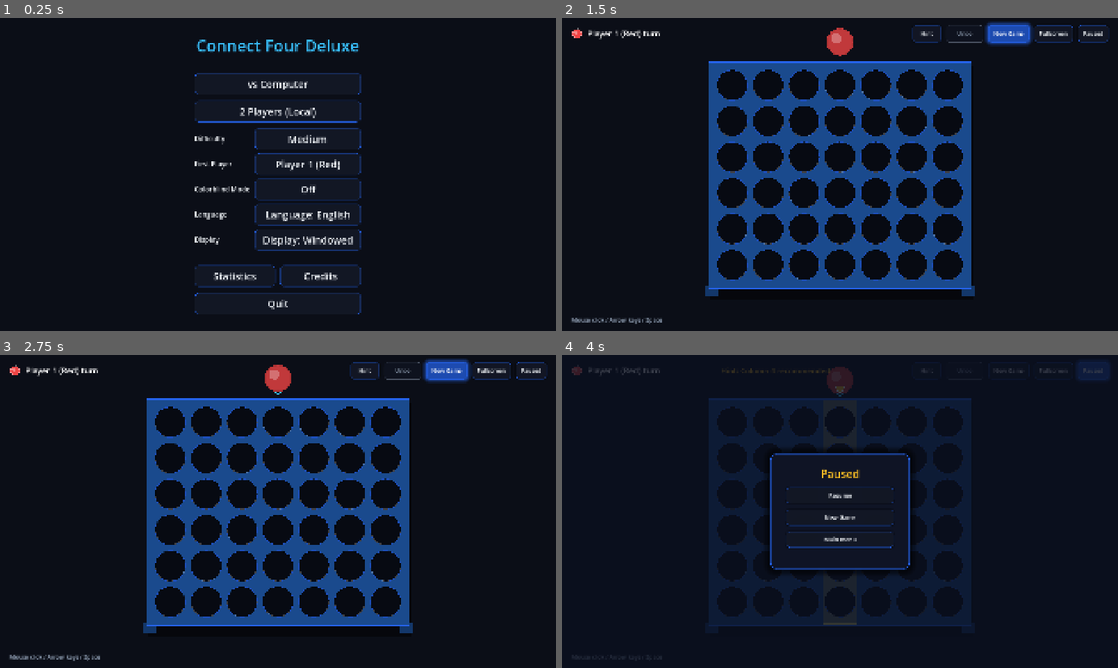
Above: before the commit, frames 1-4 (two rows, left to right).
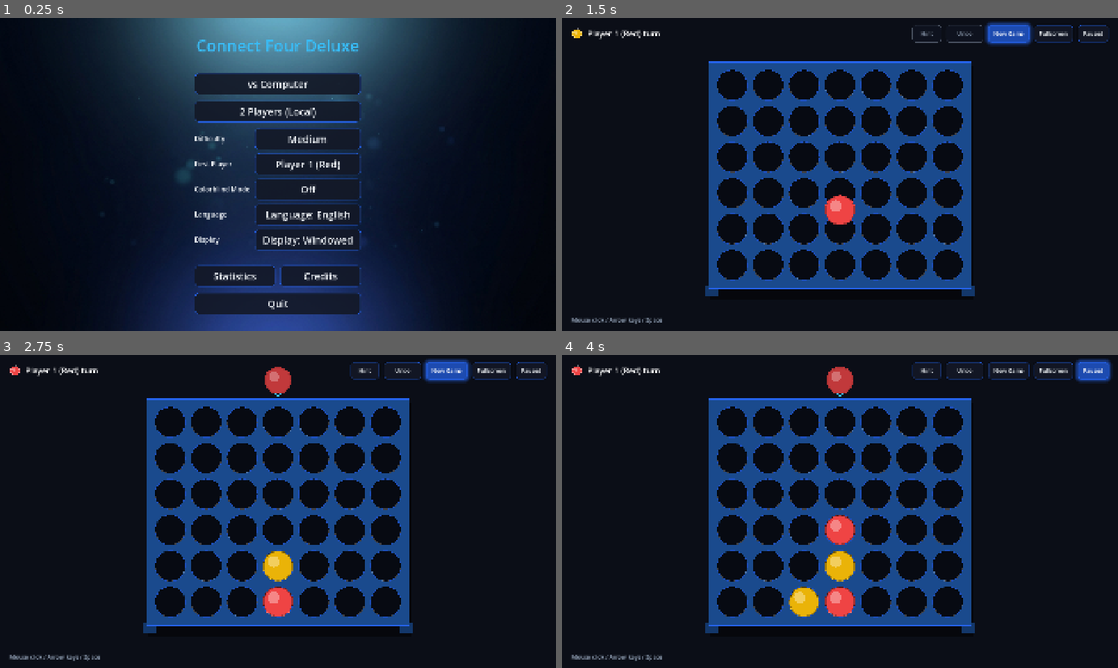
Above: after the commit, the same moments.

Repository: ChobitsChii/games
Game: Godot game, scene res://scenes/main_menu.tscn
The game is run twice, just before and just after one commit, with the same random seed, the same clock (stepped at 60 frames per second) and the same inputs.
Inputs:
- Up to frame 1 (0.25 s): no input
- Up to frame 2 (1.5 s): click "vs Computer" at 0.5 s; click "New Game" at 1.25 s
- Up to frame 3 (2.75 s): click "New Game" at 2 s
- Up to frame 4 (4 s): click "Hint" at 2.75 s; click "Paused" at 3.5 s

The runs differ from the first frame. In frame 1, 34% of the frame differs, in the area x 18-83%, y 0-100%; in frame 2, 0.9%; in frame 3, 1.0%; in frame 4, 22%.

Commit message:
fix(vier_gewinnt): correct winner indicator, add stats legend, new splash art, menu background and keyboard focus

Diff:
--- a/vier_gewinnt/i18n/vier_gewinnt.csv
+++ b/vier_gewinnt/i18n/vier_gewinnt.csv
@@ -32,9 +32,10 @@
 GAME_COLUMN_FULL,Spalte ist bereits voll!,Column is already full!
 HUD_SCORE_PLAYER1,Rot: %d,Red: %d
 HUD_SCORE_PLAYER2,Gelb: %d,Yellow: %d
-HUD_STATS_EASY,Leicht: %d S / %d N / %d U,Easy: %d W / %d L / %d D
-HUD_STATS_MEDIUM,Mittel: %d S / %d N / %d U,Medium: %d W / %d L / %d D
-HUD_STATS_HARD,Schwer: %d S / %d N / %d U,Hard: %d W / %d L / %d D
-HUD_STATS_HOTSEAT,Lokal: %d Rot / %d Gelb / %d U,Local: %d Red / %d Yellow / %d D
+HUD_STATS_EASY,Leicht: %d Siege / %d Niederlagen / %d Unentschieden,Easy: %d Wins / %d Losses / %d Draws
+HUD_STATS_MEDIUM,Mittel: %d Siege / %d Niederlagen / %d Unentschieden,Medium: %d Wins / %d Losses / %d Draws
+HUD_STATS_HARD,Schwer: %d Siege / %d Niederlagen / %d Unentschieden,Hard: %d Wins / %d Losses / %d Draws
+HUD_STATS_HOTSEAT,Lokal: %d Rot / %d Gelb / %d Unentschieden,Local: %d Red / %d Yellow / %d Draws
 HUD_STATS_RESET,Statistik zurückgesetzt,Statistics reset
+MENU_STATS_LEGEND,Erklärung: Siege (S) / Niederlagen (N) / Unentschieden (U),Legend: Wins (W) / Losses (L) / Draws (D)
 CONTROLS_HINT,Mausklick / Pfeiltasten / Leertaste,Mouse click / Arrow keys / Space
--- a/vier_gewinnt/scenes/main_menu.tscn
+++ b/vier_gewinnt/scenes/main_menu.tscn
@@ -1,6 +1,7 @@
 [gd_scene format=3]
 
 [ext_resource type="Script" path="res://scripts/ui/main_menu.gd" id="1_main_menu"]
+[ext_resource type="Texture2D" path="res://assets/menu_bg.png" id="2_menu_bg"]
 
 [node name="MainMenu" type="Control"]
 layout_mode = 3
@@ -11,14 +12,16 @@
 grow_vertical = 2
 script = ExtResource("1_main_menu")
 
-[node name="Background" type="ColorRect" parent="."]
+[node name="Background" type="TextureRect" parent="."]
 layout_mode = 1
 anchors_preset = 15
 anchor_right = 1.0
 anchor_bottom = 1.0
 grow_horizontal = 2
 grow_vertical = 2
-color = Color(0.0431373, 0.054902, 0.0901961, 1)
+texture = ExtResource("2_menu_bg")
+expand_mode = 1
+stretch_mode = 6
 
 [node name="CenterContainer" type="CenterContainer" parent="."]
 layout_mode = 1
@@ -202,6 +205,13 @@
 theme_override_font_sizes/font_size = 24
 text = "HUD_STATS_HOTSEAT"
 
+[node name="StatsLegend" type="Label" parent="StatsModal/MarginContainer/VBoxContainer"]
+layout_mode = 2
+theme_override_colors/font_color = Color(0.72, 0.78, 0.9, 0.85)
+theme_override_font_sizes/font_size = 18
+text = "MENU_STATS_LEGEND"
+horizontal_alignment = 1
+
 [node name="BtnResetStats" type="Button" parent="StatsModal/MarginContainer/VBoxContainer"]
 unique_name_in_owner = true
 layout_mode = 2
--- a/vier_gewinnt/scripts/game/game.gd
+++ b/vier_gewinnt/scripts/game/game.gd
@@ -46,22 +46,42 @@
 	controller.start_game(mode, diff, starter)
 
 
-func _unhandled_input(event: InputEvent) -> void:
+func _input(event: InputEvent) -> void:
 	if autoplay or controller == null:
 		return
 
+	# Menü-Fokus Navigation: Pfeiltaste nach oben springt ins Menü, Pfeiltaste nach unten zurück aufs Brett
+	if event.is_action_pressed("ui_up") or (event is InputEventKey and event.pressed and event.keycode == KEY_UP):
+		if hud != null and not hud.is_top_bar_focused():
+			hud.focus_top_bar()
+			get_viewport().set_input_as_handled()
+			return
+	elif event.is_action_pressed("ui_down") or (event is InputEventKey and event.pressed and event.keycode == KEY_DOWN):
+		if hud != null and hud.is_top_bar_focused():
+			hud.release_menu_focus()
+			get_viewport().set_input_as_handled()
+			return
+
+	# Wenn die TopBar fokussiert ist, navigieren Links/Rechts/Enter durch die Buttons
+	if hud != null and hud.is_top_bar_focused():
+		return
+
+	# Spielsteinbewegung auf dem Brett:
 	if event.is_action_pressed("move_left"):
 		controller.move_column_left()
 		if sound_effects != null:
 			sound_effects.play_hover()
 		board_view.queue_redraw()
+		get_viewport().set_input_as_handled()
 	elif event.is_action_pressed("move_right"):
 		controller.move_column_right()
 		if sound_effects != null:
 			sound_effects.play_hover()
 		board_view.queue_redraw()
+		get_viewport().set_input_as_handled()
 	elif event.is_action_pressed("drop"):
 		controller.request_drop()
+		get_viewport().set_input_as_handled()
 
 
 func _on_column_clicked(col: int) -> void:
--- a/vier_gewinnt/scripts/ui/hud.gd
+++ b/vier_gewinnt/scripts/ui/hud.gd
@@ -47,6 +47,38 @@
 	btn_modal_menu.pressed.connect(_on_modal_menu_pressed)
 	btn_fullscreen.pressed.connect(_on_fullscreen_pressed)
 
+	# Fokus-Verhalten für TopBar-Aktionen:
+	# Wenn kein Button fokussiert ist, bewegen Pfeiltasten direkt den Spielstein.
+	# Pfeil nach oben springt in das Menü, Pfeil nach unten verlässt das Menü.
+	_setup_focus_navigation()
+
+
+func _setup_focus_navigation() -> void:
+	var top_buttons := [btn_hint, btn_undo, btn_restart, btn_fullscreen, btn_pause]
+	for btn: Button in top_buttons:
+		btn.focus_mode = Control.FOCUS_ALL
+
+
+func focus_top_bar() -> void:
+	if not pause_modal.visible:
+		if not btn_hint.disabled:
+			btn_hint.grab_focus()
+		elif not btn_undo.disabled:
+			btn_undo.grab_focus()
+		else:
+			btn_restart.grab_focus()
+
+
+func is_top_bar_focused() -> bool:
+	var focused := get_viewport().gui_get_focus_owner()
+	return focused in [btn_hint, btn_undo, btn_restart, btn_fullscreen, btn_pause]
+
+
+func release_menu_focus() -> void:
+	var focused := get_viewport().gui_get_focus_owner()
+	if focused != null and is_top_bar_focused():
+		focused.release_focus()
+
 
 func _process(delta: float) -> void:
 	if _hint_hide_timer > 0.0:
@@ -94,6 +126,8 @@
 	if controller.state == GameController.State.GAME_OVER:
 		return
 
+	turn_indicator.visible = true
+
 	if controller.mode == GameController.GameMode.AI:
 		if controller.state == GameController.State.AI_THINKING:
 			status_label.text = "GAME_TURN_CPU"
@@ -119,12 +153,15 @@
 
 	if winner == Board.CELL_EMPTY:
 		status_label.text = "GAME_DRAW"
+		turn_indicator.visible = false
 	elif controller.mode == GameController.GameMode.AI:
+		turn_indicator.visible = true
 		if winner == controller.human_player:
 			status_label.text = "GAME_WIN_PLAYER1"
 		else:
 			status_label.text = "GAME_WIN_CPU"
 	else:
+		turn_indicator.visible = true
 		if winner == Board.CELL_PLAYER_1:
 			status_label.text = "GAME_WIN_PLAYER1"
 		else:
--- a/vier_gewinnt/scripts/ui/turn_indicator.gd
+++ b/vier_gewinnt/scripts/ui/turn_indicator.gd
@@ -16,7 +16,10 @@
 	var p := Board.CELL_PLAYER_1
 
 	if hud != null and hud.controller != null:
-		p = hud.controller.board.current_player()
+		if hud.controller.state == GameController.State.GAME_OVER and hud.controller.board.has_won():
+			p = hud.controller.board.last_player()
+		else:
+			p = hud.controller.board.current_player()
 		if p == Board.CELL_PLAYER_2:
 			col = GameConfig.PALETTE["player2"]
 
--- a/vier_gewinnt/tests/test_board.gd
+++ b/vier_gewinnt/tests/test_board.gd
@@ -227,3 +227,30 @@
 	if tree != null and tree.root != null:
 		tree.root.remove_child(hud)
 	hud.free()
+
+
+func test_winner_turn_indicator_color() -> void:
+	var hud: HUD = load("res://scenes/hud.tscn").instantiate()
+	var tree := Engine.get_main_loop() as SceneTree
+	if tree != null and tree.root != null:
+		tree.root.add_child(hud)
+		hud._ready()
+
+	var controller := GameController.new()
+	controller.start_game(GameController.GameMode.HOTSEAT, ConnectFourAI.Difficulty.EASY, GameController.Starter.PLAYER_1)
+	hud.setup(controller)
+
+	# Spieler 1 (Rot) baut 4 in einer Reihe (horizontal)
+	# Spalten: P1:0, P2:0, P1:1, P2:1, P1:2, P2:2, P1:3 (Sieg P1!)
+	var moves := [0, 0, 1, 1, 2, 2, 3]
+	for col in moves:
+		controller.request_drop(col)
+		controller.on_drop_animation_finished()
+
+	assert_true(controller.board.has_won(), "Spieler 1 hat gewonnen")
+	assert_eq(controller.board.last_player(), Board.CELL_PLAYER_1, "Letzter Spieler war Spieler 1 (Rot)")
+	assert_true(hud.turn_indicator.visible, "TurnIndicator bei Sieg sichtbar")
+
+	if tree != null and tree.root != null:
+		tree.root.remove_child(hud)
+	hud.free()
Binary file added: vier_gewinnt/assets/menu_bg.png
Not shown, added: vier_gewinnt/assets/menu_bg.png.import
Binary file changed: vier_gewinnt/assets/splash.png
Binary file changed: vier_gewinnt/i18n/vier_gewinnt.de.translation
Binary file changed: vier_gewinnt/i18n/vier_gewinnt.en.translation
Not shown, changed: vier_gewinnt/CREDITS.md
